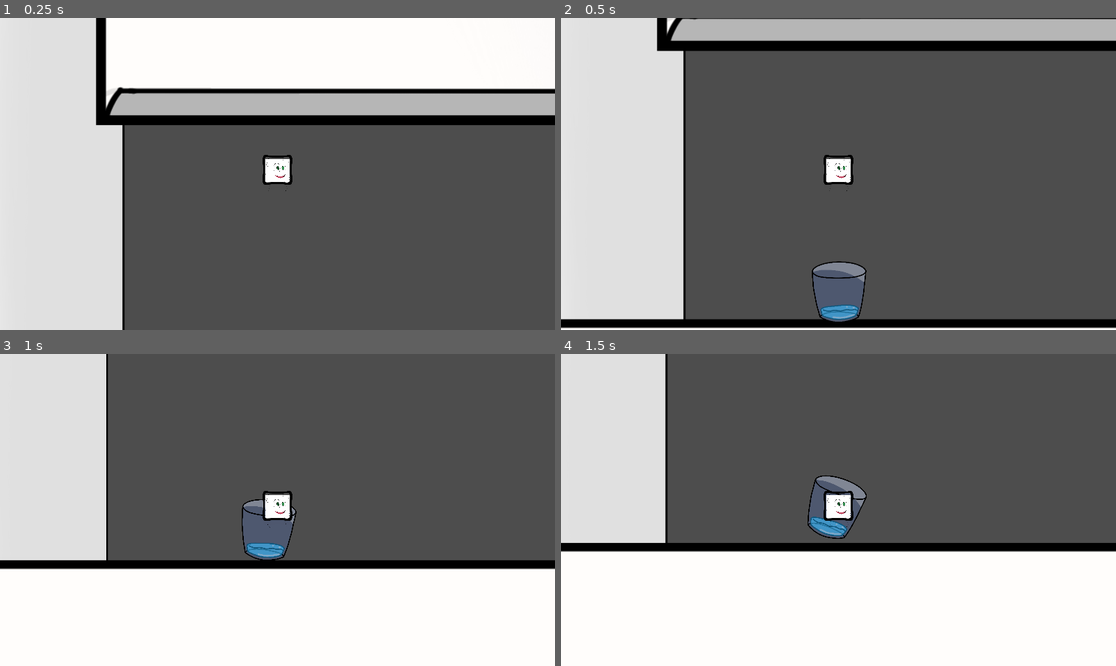
Above: before the commit, frames 1-4 (two rows, left to right).
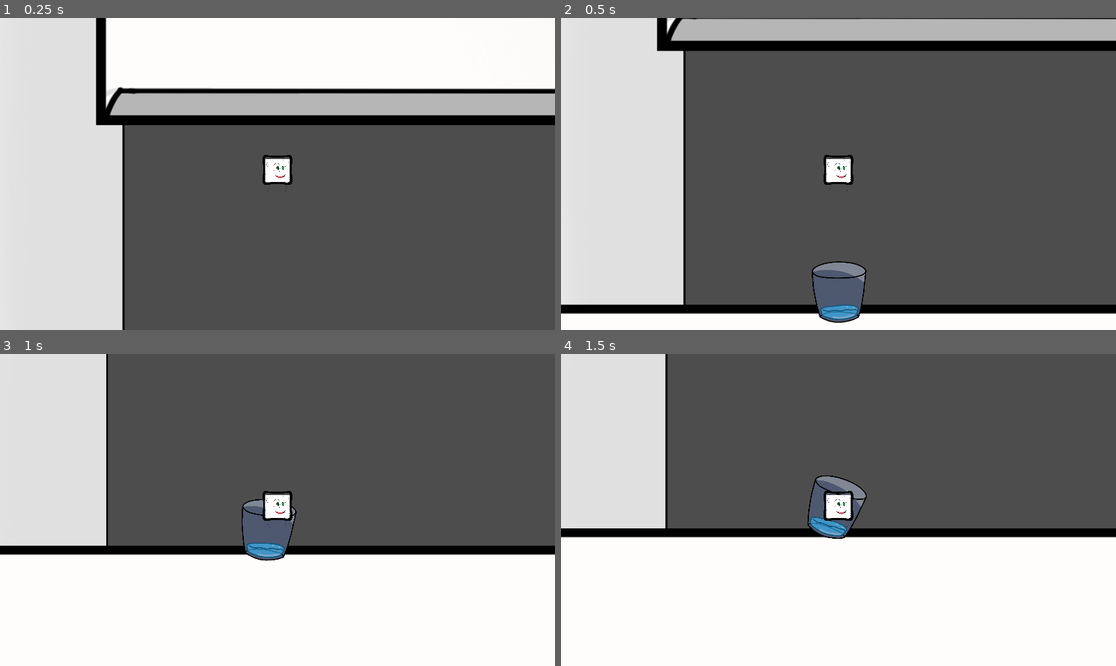
Above: after the commit, the same moments.

Repository: jacob-w-bonner/GGJ-2026
Game: Godot game, scene res://Scenes/Level 1 Rough.tscn
Same seed, same stepped clock (60 frames per second), same inputs: the game is played once before the commit and once after it. The engine's default icon, where the game draws it, is replaced by a stand-in: a white triangle on a blue panel in a dark square.
Inputs:
- Up to frame 1 (0.25 s): no input
- Up to frame 2 (0.5 s): no input
- Up to frame 3 (1 s): tap Enter at 0.5 s; hold D (move_right) from 0.53 s (still down); hold J (absorb) from 0.53 s (still down); tap Space at 0.77 s
- Up to frame 4 (1.5 s): release D (move_right) at 1.28 s; release J (absorb) at 1.28 s; hold S (move_down) from 1.28 s (still down); tap K (equalize) at 1.35 s

Frame 1 is identical in both runs. In frame 2, 7.3% of the frame differs, in the area x 0-100%, y 91-100%; in frame 3, 7.3%; in frame 4, 7.4%, in the area x 0-100%, y 55-64%.

Commit message:
added wall mounts

Diff:
--- a/ggj-2026/Scenes/Level 1 Rough.tscn
+++ b/ggj-2026/Scenes/Level 1 Rough.tscn
@@ -95,8 +95,8 @@
 scale = Vector2(60, 10)
 
 [node name="Sprite2D" type="Sprite2D" parent="Bounds/Floor" unique_id=915870049]
-position = Vector2(0.125, 0.49999654)
-scale = Vector2(0.06265462, 0.17489874)
+position = Vector2(0.125, -1.172253)
+scale = Vector2(0.06265462, 0.17941226)
 texture = ExtResource("7_jxi4p")
 
 [node name="CollisionShape2D" type="CollisionShape2D" parent="Bounds/Floor" unique_id=1377600318]
@@ -149,8 +149,8 @@
 scale = Vector2(12, 8)
 
 [node name="Sprite2D" type="Sprite2D" parent="Bounds/Ramp" unique_id=99621517]
-position = Vector2(-18.767994, -13.276061)
-scale = Vector2(0.081671886, 0.13583283)
+position = Vector2(-18.767994, -12.261142)
+scale = Vector2(0.081671886, 0.1330935)
 texture = ExtResource("7_jxi4p")
 
 [node name="CollisionShape2D" type="CollisionShape2D" parent="Bounds/Ramp" unique_id=76412600]
@@ -161,8 +161,8 @@
 scale = Vector2(15, 8)
 
 [node name="Sprite2D" type="Sprite2D" parent="Bounds/Floor2" unique_id=348586998]
-position = Vector2(-0.43333375, 2.187499)
-scale = Vector2(0.061946616, 0.17830633)
+position = Vector2(-0.2333355, 2.437498)
+scale = Vector2(0.061751306, 0.17763159)
 texture = ExtResource("7_jxi4p")
 
 [node name="CollisionShape2D" type="CollisionShape2D" parent="Bounds/Floor2" unique_id=1849883090]
--- a/ggj-2026/Scenes/Stool.tscn
+++ b/ggj-2026/Scenes/Stool.tscn
@@ -1,6 +1,6 @@
 [gd_scene format=3 uid="uid://dlb1vl8xplpsi"]
 
-[ext_resource type="Texture2D" uid="uid://bycdlvhpt3vg" path="res://icon.svg" id="1_jgbn2"]
+[ext_resource type="Texture2D" uid="uid://bmrwxcky1wxm2" path="res://Assets/Stool.png" id="1_jgbn2"]
 
 [sub_resource type="SegmentShape2D" id="SegmentShape2D_fb21i"]
 a = Vector2(-52, -9)
@@ -15,7 +15,8 @@
 one_way_collision = true
 one_way_collision_margin = 0.0
 
-[node name="Sprite2D" type="Sprite2D" parent="." unique_id=981002031]
+[node name="Sprite2D" type="Sprite2D" parent="." unique_id=354900410]
 modulate = Color(1, 0.5294118, 0, 1)
-scale = Vector2(0.75, 0.25)
+position = Vector2(0.49999875, 1.0000006)
+scale = Vector2(0.10341366, 0.034522437)
 texture = ExtResource("1_jgbn2")
--- a/ggj-2026/Scenes/drop_down_platform.tscn
+++ b/ggj-2026/Scenes/drop_down_platform.tscn
@@ -1,6 +1,7 @@
 [gd_scene format=3 uid="uid://hkcm0qaks4et"]
 
 [ext_resource type="Texture2D" uid="uid://bycdlvhpt3vg" path="res://icon.svg" id="1_msqaa"]
+[ext_resource type="Texture2D" uid="uid://s4yub1371qb6" path="res://Assets/Environment/Shelf.png" id="2_ae8vg"]
 
 [sub_resource type="SegmentShape2D" id="SegmentShape2D_fb21i"]
 a = Vector2(-129, -7)
@@ -19,3 +20,9 @@
 modulate = Color(1, 0.5294118, 0, 1)
 scale = Vector2(2, 0.1)
 texture = ExtResource("1_msqaa")
+
+[node name="Sprite2D2" type="Sprite2D" parent="." unique_id=620316371]
+modulate = Color(1, 0.5294118, 0, 1)
+position = Vector2(-1.5497208e-06, -0.5000002)
+scale = Vector2(0.14772728, 0.04814815)
+texture = ExtResource("2_ae8vg")
